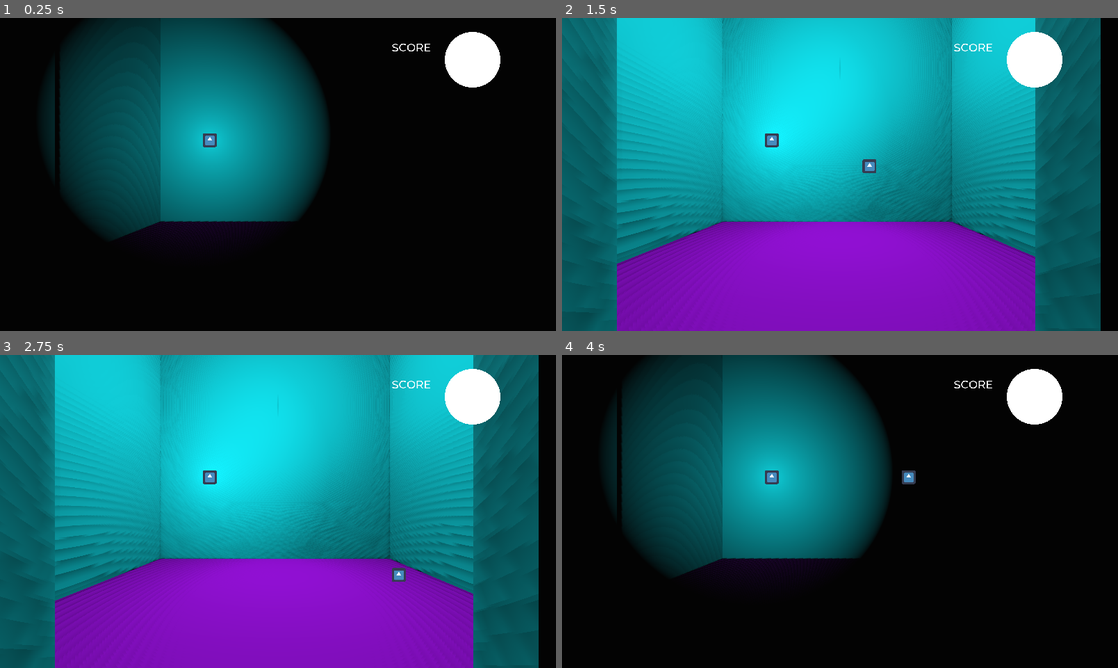
Above: before the commit, frames 1-4 (two rows, left to right).
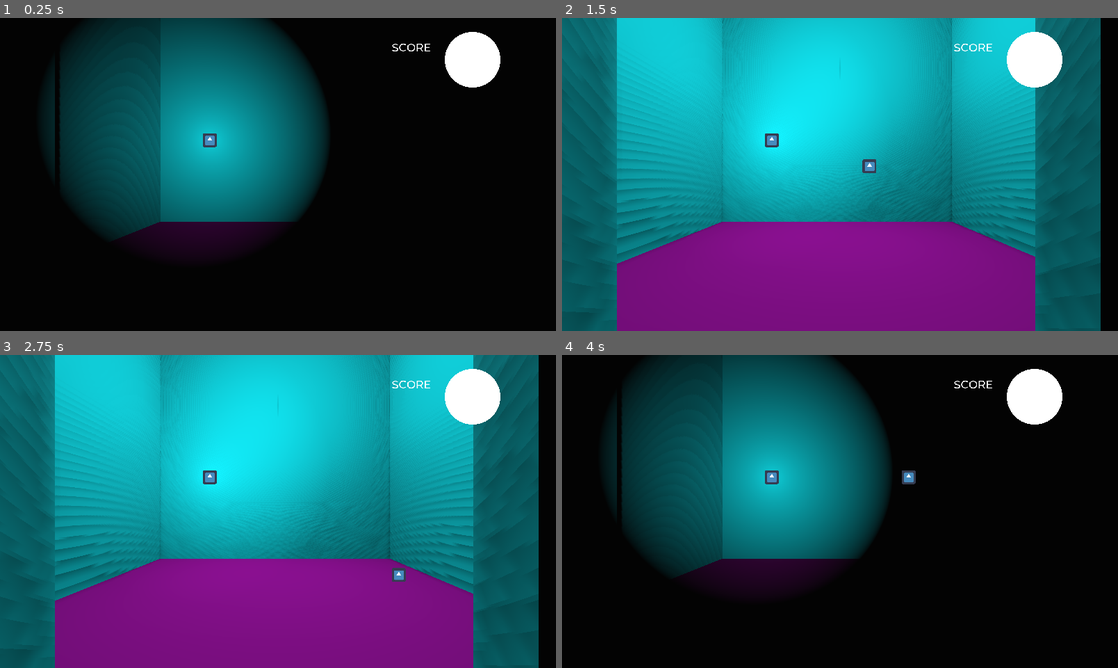
Above: after the commit, the same moments.

Repository: kjgilchrist/monsters-hate-ketchup
Game: Godot game, scene res://scenes/World.tscn
Two runs of this game, one before a commit and one after it. Both use one fixed random seed, a clock stepped at 60 frames per second and the inputs below. The engine's default icon, where the game draws it, is replaced by a stand-in: a white triangle on a blue panel in a dark square.
Inputs (mouse positions are in pixels of both pictures, inside the frame that each line leads up to):
- Up to frame 1 (0.25 s): no input
- Up to frame 2 (1.5 s): tap Enter at 0.5 s; move the mouse to (962, 158) at 0.52 s; press the mouse at (962, 158) at 0.53 s; hold Right (ui_right) 0.53-1.28 s; move the mouse to (728, 190) at 1.27 s; release the mouse at (728, 190) at 1.28 s; hold Down (ui_down) from 1.28 s (still down); tap L (test_toggle) at 1.35 s
- Up to frame 3 (2.75 s): move the mouse to (333, 442) at 2.02 s; release Down (ui_down) at 2.03 s; hold Right (ui_right) from 2.03 s (still down); tap 1 at 2.1 s
- Up to frame 4 (4 s): move the mouse to (812, 574) at 2.77 s; release Right (ui_right) at 2.78 s; hold Up (ui_up) 2.78-3.53 s; tap 2 at 2.85 s; move the mouse to (1006, 558) at 3.52 s; hold Left (ui_left) from 3.53 s (still down); tap 3 at 3.6 s

The runs differ from the first frame. In frame 1, 0.3% of the frame differs, in the area x 22-53%, y 64-73%; in frame 2, 24%, in the area x 9-86%, y 64-100%; in frame 3, 24%; in frame 4, 0.3%.

Commit message:
Material exploration

Diff:
--- a/MonstersHateKetchup/instances/room.tscn
+++ b/MonstersHateKetchup/instances/room.tscn
@@ -3,8 +3,8 @@
 [ext_resource path="res://scripts/RoomLight.gd" type="Script" id=1]
 [ext_resource path="res://instances/wall.tscn" type="PackedScene" id=3]
 
-[sub_resource type="SpatialMaterial" id=2]
-albedo_color = Color( 0.686275, 0, 1, 1 )
+[sub_resource type="SpatialMaterial" id=5]
+albedo_color = Color( 0.647059, 0, 0.678431, 1 )
 
 [sub_resource type="PlaneMesh" id=3]
 
@@ -18,7 +18,8 @@
 
 [node name="MeshInstance" type="MeshInstance" parent="Floor"]
 transform = Transform( 8.5, 0, 0, 0, 1, 0, 0, 0, 10.5, 8.5, 0, 10.5 )
-material_override = SubResource( 2 )
+material_override = SubResource( 5 )
+cast_shadow = 0
 mesh = SubResource( 3 )
 
 [node name="CollisionShape" type="CollisionShape" parent="Floor"]
--- a/MonstersHateKetchup/scenes/World.tscn
+++ b/MonstersHateKetchup/scenes/World.tscn
@@ -25,7 +25,7 @@
 [node name="HUD" parent="." instance=ExtResource( 1 )]
 
 [node name="PlayerNode" type="Spatial" parent="."]
-transform = Transform( -4.37114e-08, 0, -1, 0, 1, 0, 1, 0, -4.37114e-08, 1, 2, 0 )
+transform = Transform( -4.37114e-08, 0, -1, 0, 1, 0, 1, 0, -4.37114e-08, 1, 2, -10 )
 
 [node name="Camera" type="Camera" parent="PlayerNode"]
 transform = Transform( 1, 0, 0, 0, 1, 0, 0, 0, 1, 0, 1, 0 )
